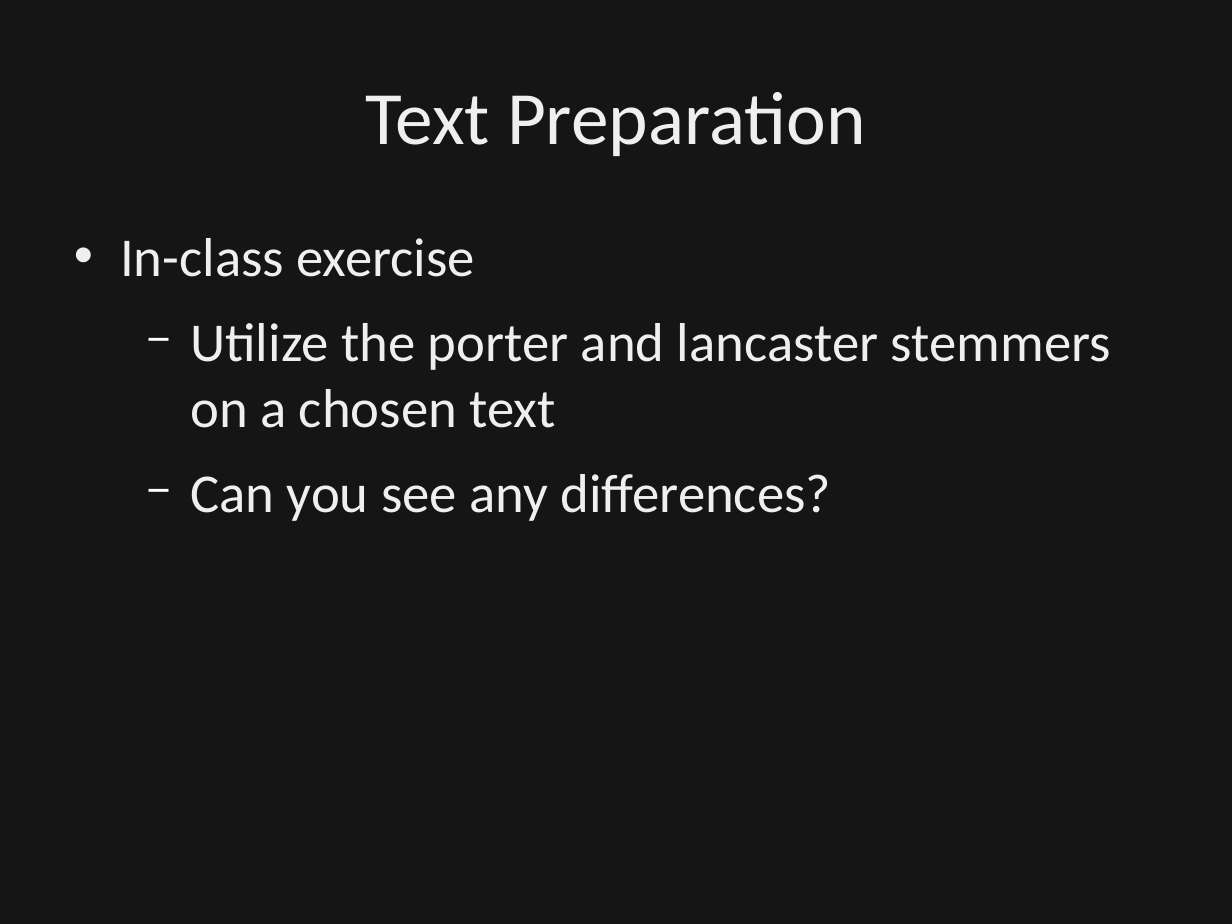
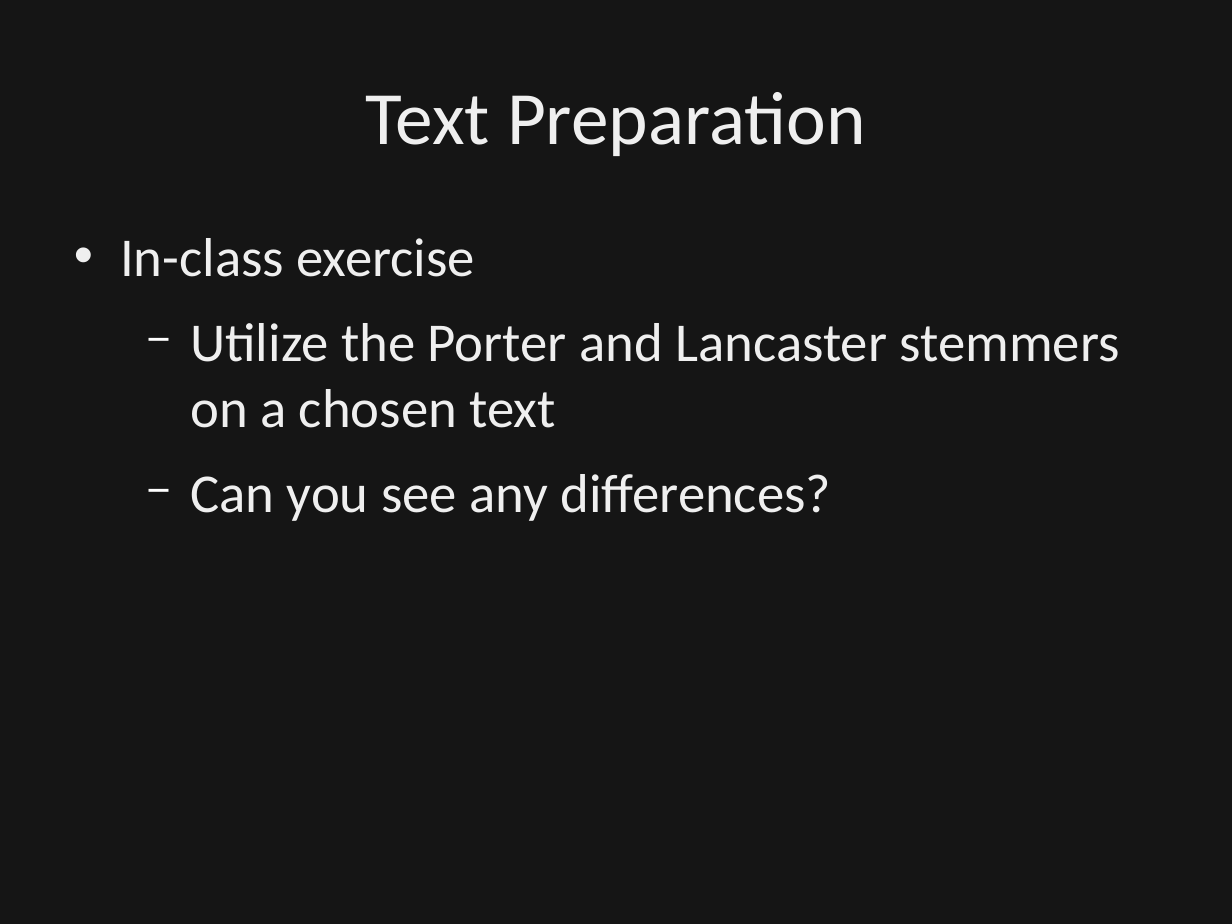
Before and after one commit to dbowmans46/PracticalProgramming, a slide deck: slide 43 of Session 7 - Python/Instructional Material/Session 7 - Python Brief Intro to NLP.odp (slide 41 before the commit). Drawn at 1232x924 pixels with LibreOffice and Linux fonts; fonts in the diff are those of the drawing; background and template pictures are left out; a plain dark background stands for a picture behind light text. Boxes give left, top, right and bottom in pixels: in the first picture for what was removed or moved away, otherwise in the second. Text is boxed around its words. In the diff, an @@ line names an element or a change of style, - is before the commit and + after.

Commit message:
Added slide comparing Lancaster and Porter stemmer.  Capitalized Lancaster and Porter.  Consolidated code to create side-by-side comparison between stemmers.

```diff
--- a/Session 7 - Python/Instructional Material/Session 7 - Python Brief Intro to NLP.odp
+++ b/Session 7 - Python/Instructional Material/Session 7 - Python Brief Intro to NLP.odp
@@ text at bbox=[190, 323, 1120, 428]: text changed @@
-  − Utilize the porter and lancaster stemmers on a chosen text
+  − Utilize the Porter and Lancaster stemmers on a chosen text
```
Also in this commit, not shown: 3 other slides changed, 2 slides added, 1 other file.
